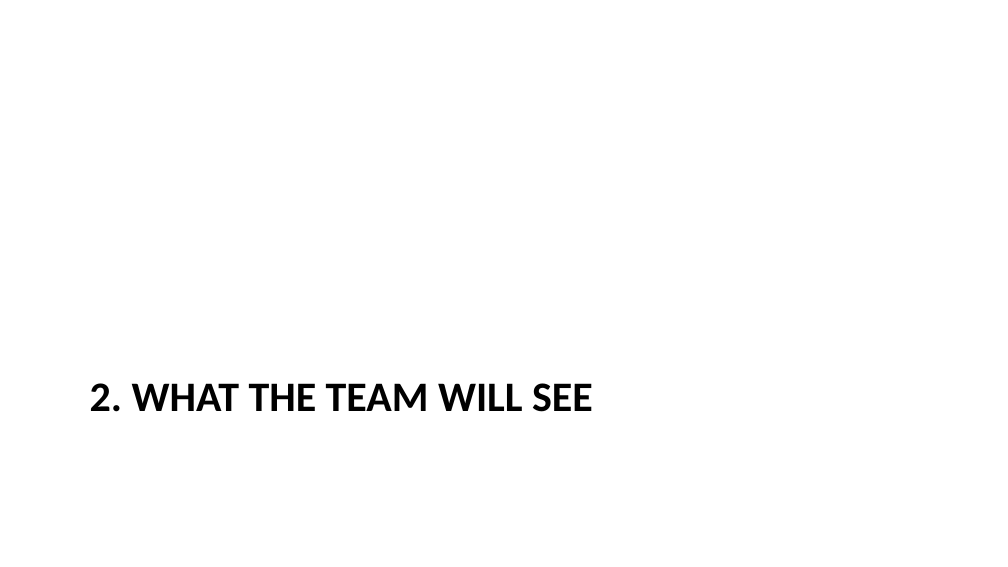
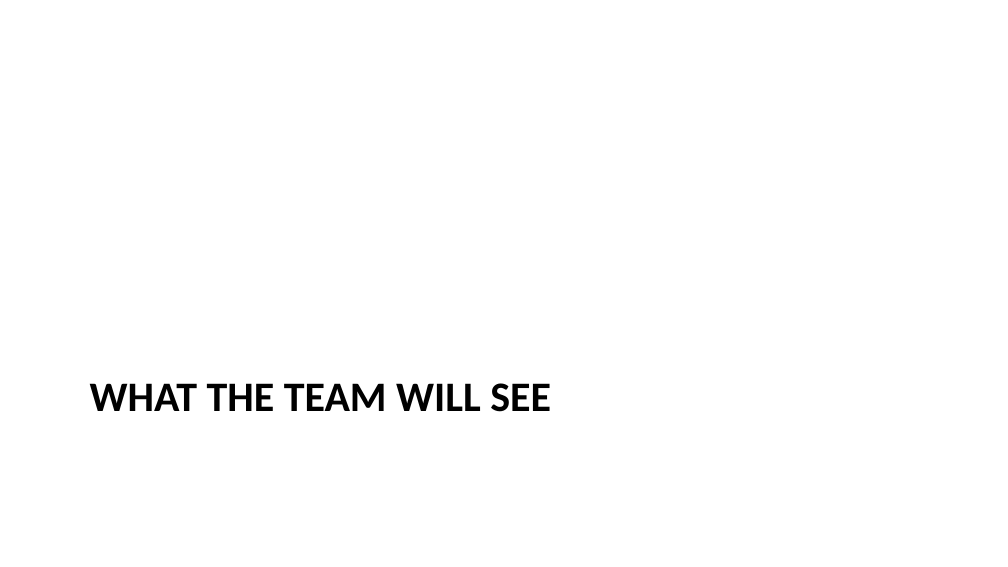
Before and after one commit to igor-kan/quarto-writing, a slide deck: slide 5 of posts/aurora_internal_ai_assistant_proposal_slides.pptx. Drawn at 1008x567 pixels with LibreOffice and Linux fonts; fonts in the diff are those of the drawing. Boxes give left, top, right and bottom in pixels: in the first picture for what was removed or moved away, otherwise in the second. Text is boxed around its words. In the diff, an @@ line names an element or a change of style, - is before the commit and + after.

```diff
--- a/posts/aurora_internal_ai_assistant_proposal_slides.pptx
+++ b/posts/aurora_internal_ai_assistant_proposal_slides.pptx
@@ title at [90, 383, 551, 412]: text changed @@
-2. WHAT THE TEAM WILL SEE
+WHAT THE TEAM WILL SEE
```
Also in this commit, not shown: 19 other slides changed, 3 other files.
